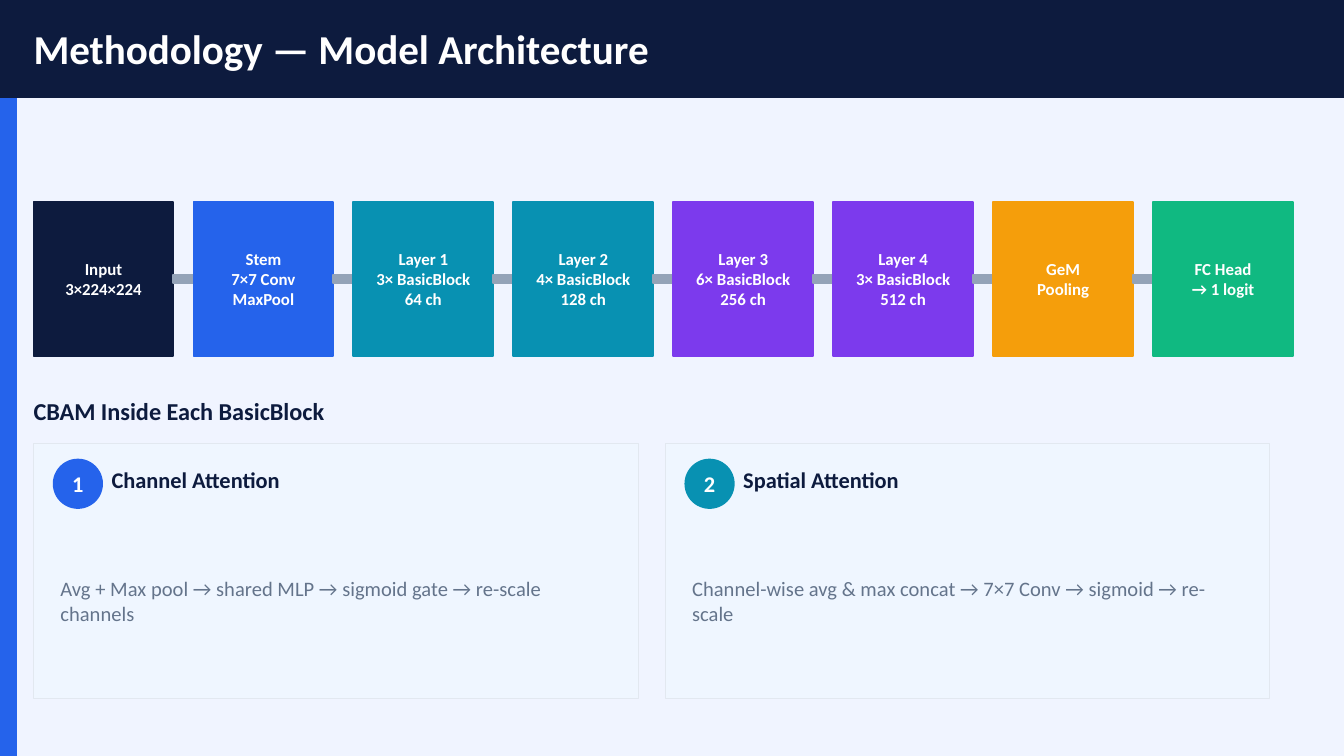
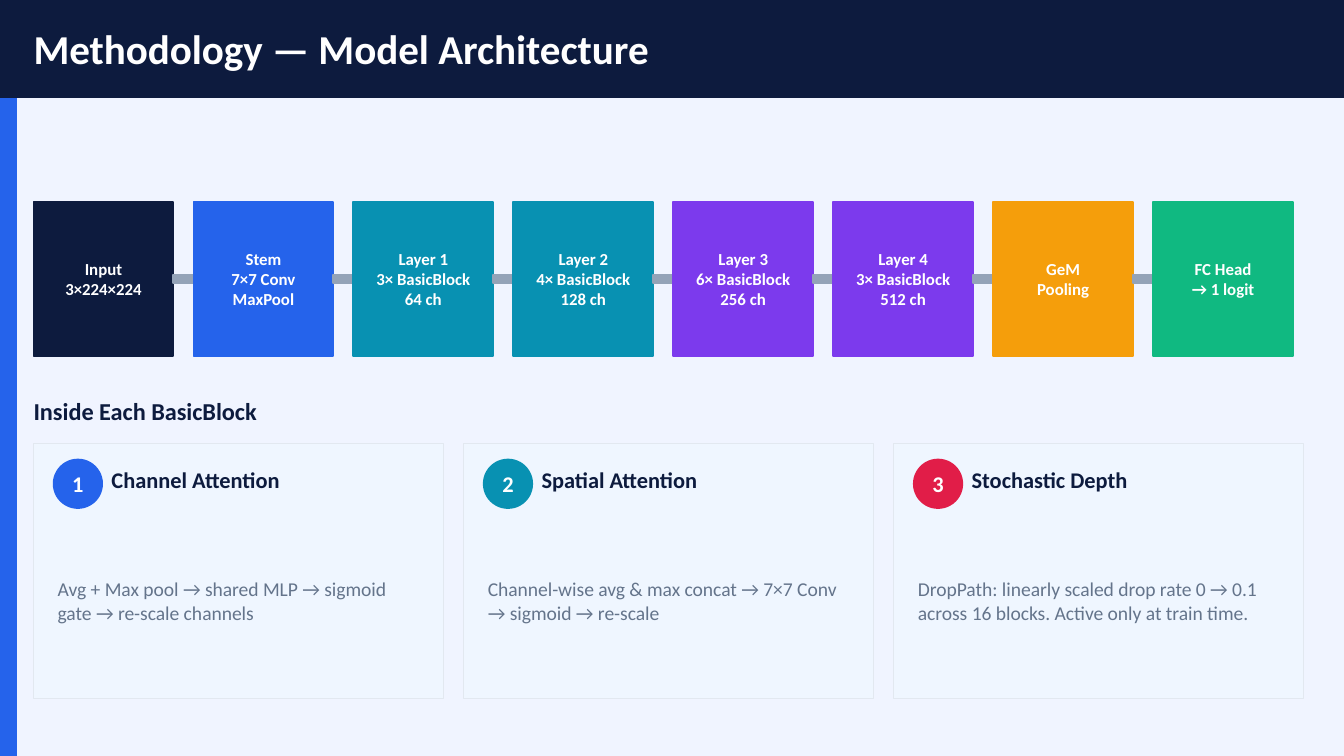
Before and after one commit to lochansurya/CS5480-DL-Kaggle-Competition-2026, a slide deck: slide 5 of presentation/ImagesBinaryClassification.pptx. Drawn at 1344x756 pixels with LibreOffice and Linux fonts; fonts in the diff are those of the drawing. Boxes give left, top, right and bottom in pixels: in the first picture for what was removed or moved away, otherwise in the second. Text is boxed around its words. In the diff, an @@ line names an element or a change of style, - is before the commit and + after.

Commit message:
add stochastic depth; score: 0.759102;

```diff
--- a/presentation/ImagesBinaryClassification.pptx
+++ b/presentation/ImagesBinaryClassification.pptx
@@ text at [34, 403, 256, 420]: text changed @@
-CBAM Inside Each BasicBlock
+Inside Each BasicBlock
@@ rectangle: place and size @@
-rectangle at [34, 444, 638, 699]
+rectangle at [34, 444, 444, 699]
@@ rectangle: place and size @@
-rectangle at [665, 444, 1270, 699]
+rectangle at [464, 444, 874, 699]
@@ rectangle added at [894, 444, 1304, 699], fill #EFF6FF, outline #E2E8F0 0.5 pt @@
@@ text "2": place and size @@
-text "2" at [704, 477, 715, 492]
+text "2" at [502, 477, 513, 492]
@@ ellipse: place and size @@
-ellipse at [685, 460, 734, 508]
+ellipse at [484, 460, 532, 508]
@@ text "Spatial Attention": place and size @@
-text "Spatial Attention" at [743, 472, 898, 492]
+text "Spatial Attention" at [542, 472, 697, 492]
@@ ellipse added at [914, 460, 962, 508], fill #E11D48, outline #E11D48 1 pt @@
@@ text added at [932, 477, 943, 492], 12 pt, text #FFFFFF, bold @@
+3
@@ text added at [972, 472, 1127, 492], 12 pt, text #0D1B3E, bold @@
+Stochastic Depth
@@ text "Avg + Max pool → ..." at [58, 582, 386, 624]: size 11 to 10.5 pt @@
@@ text "Channel-wise avg & max concat ..." at [488, 582, 836, 624]: size 11 to 10.5 pt @@
@@ text "Channel-wise avg & max concat ...": place and size @@
-text "Channel-wise avg & max concat ..." at [692, 582, 1205, 621]
+text "Channel-wise avg & max concat ..." at [488, 582, 836, 624]
@@ text added at [918, 582, 1257, 623], 10.5 pt, text #64748B @@
+DropPath: linearly scaled drop rate 0 → 0.1 across 16 blocks. Active only at train time.
```
Also in this commit, not shown: 7 other slides changed.
